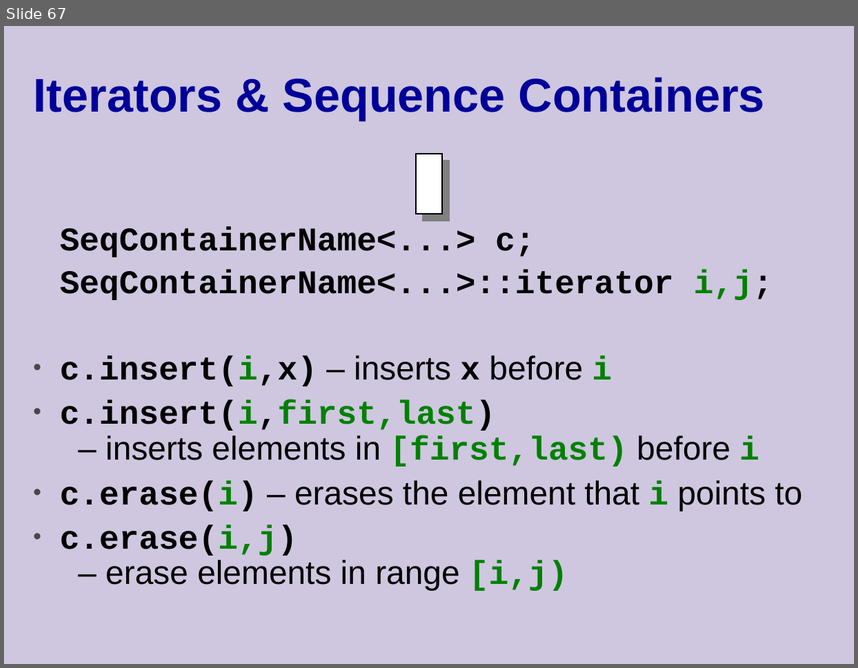
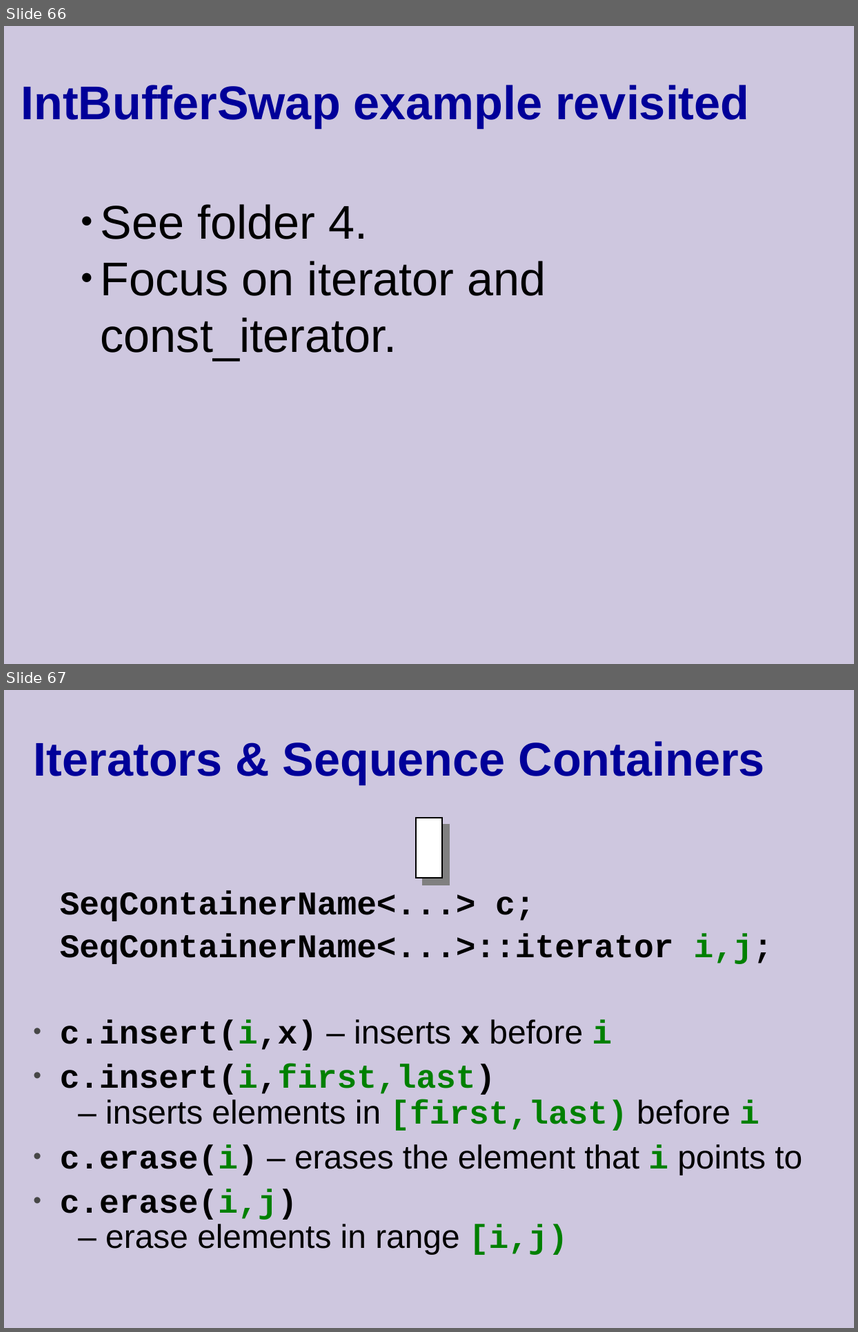
Before and after one commit to cpp-at-ariel/cpp-5778, a slide deck: week10-stl/slides-1-stl.odp. Shown one above the other, each under a label of ours: slide 67 before the commit, slides 66 and 67 after it. The pictures are 858x668 and 858x1332 pixels, drawn with LibreOffice and Linux fonts; fonts in the diff are those of the drawing. Boxes give left, top, right and bottom in pixels: in the first picture for what was removed or moved away, otherwise in the second. Text is boxed around its words. In the diff, an @@ line names an element or a change of style, - is before the commit and + after.

```diff
--- a/week10-stl/slides-1-stl.odp
+++ b/week10-stl/slides-1-stl.odp
@@ slide 66 added at bbox=[4, 26, 854, 664], background #CEC7DF @@
@@ title added at bbox=[21, 85, 749, 127], 40 pt, text #000099, bold @@
+IntBufferSwap example revisited
@@ text added at bbox=[101, 204, 546, 361], 40 pt, text #000000 @@
+● See folder 4.
+● Focus on iterator and const_iterator.
```
Also in this commit, not shown: 8 slides changed, 1 other slide added, 1 slide removed, 38 other files.
